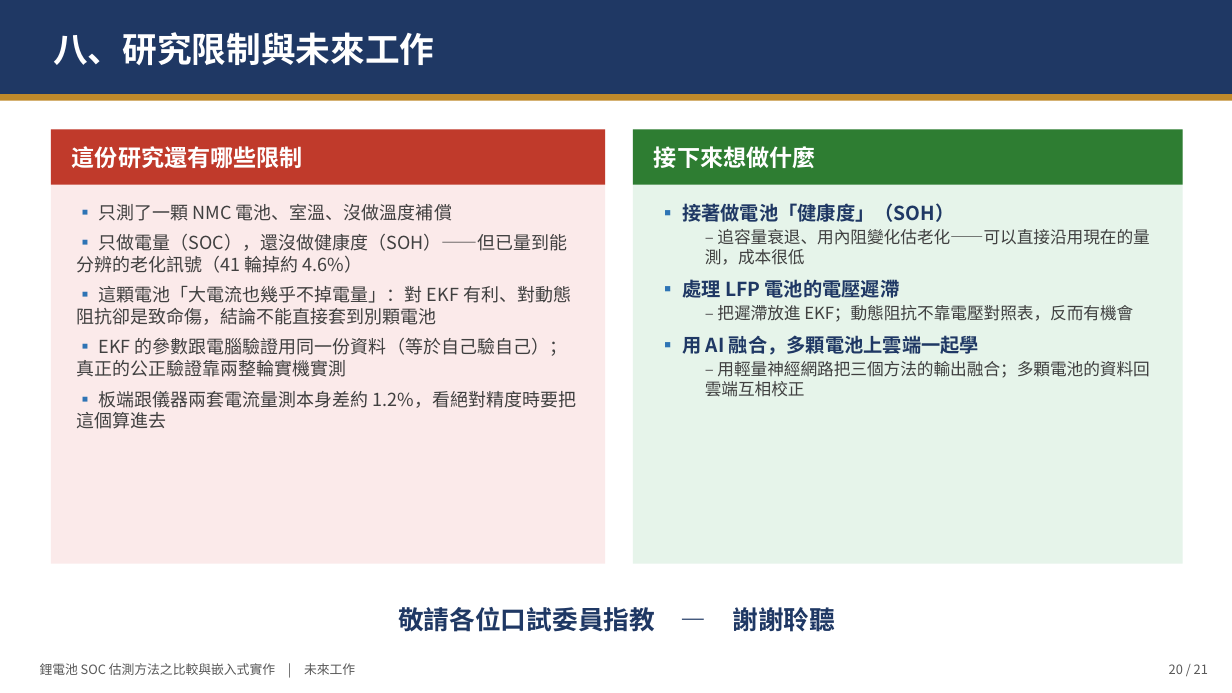
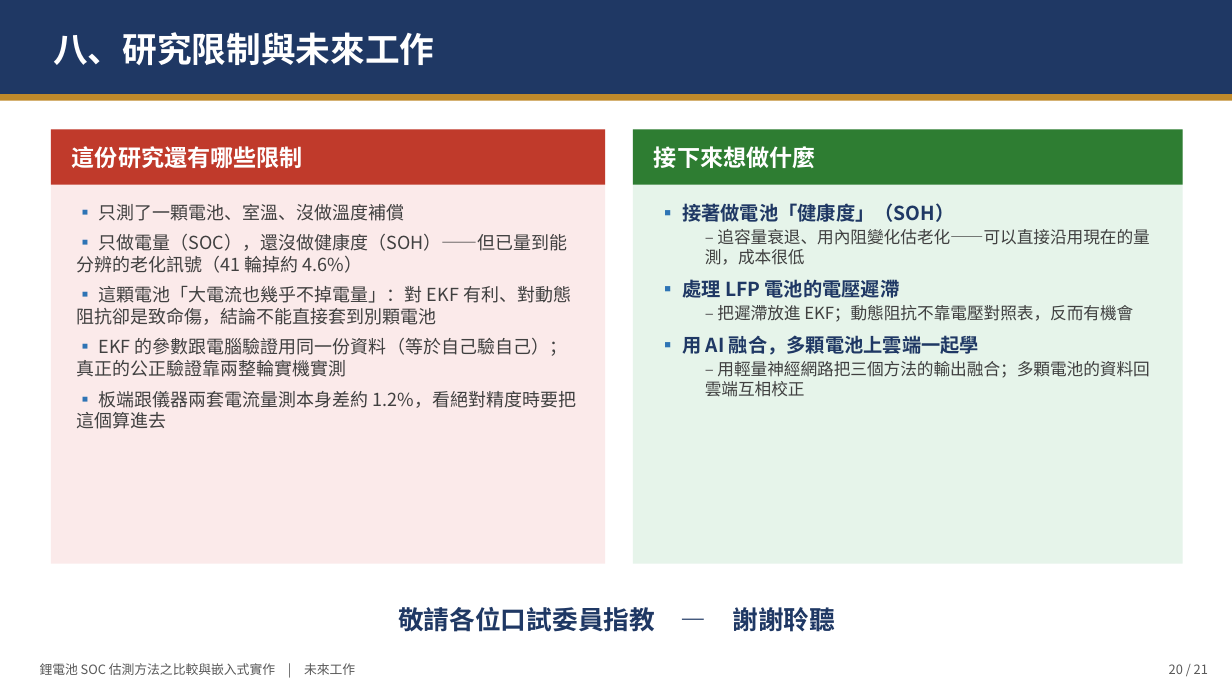
Before and after one commit to JackHung9527/SOC_RESEARCH, a slide deck: slide 21 of DOC/論文撰寫/口試簡報_鋰電池SOC估測.pptx. Drawn at 1232x693 pixels with LibreOffice and Linux fonts; fonts in the diff are those of the drawing. Boxes give left, top, right and bottom in pixels: in the first picture for what was removed or moved away, otherwise in the second. Text is boxed around its words. In the diff, an @@ line names an element or a change of style, - is before the commit and + after.

```diff
--- a/DOC/論文撰寫/口試簡報_鋰電池SOC估測.pptx
+++ b/DOC/論文撰寫/口試簡報_鋰電池SOC估測.pptx
@@ text at (x1=99, y1=204, x2=405, y2=221): text changed @@
-▪ 只測了一顆 NMC 電池、室溫、沒做溫度補償
+▪ 只測了一顆電池、室溫、沒做溫度補償
```
Also in this commit, not shown: 3 other slides changed, 29 other files.
